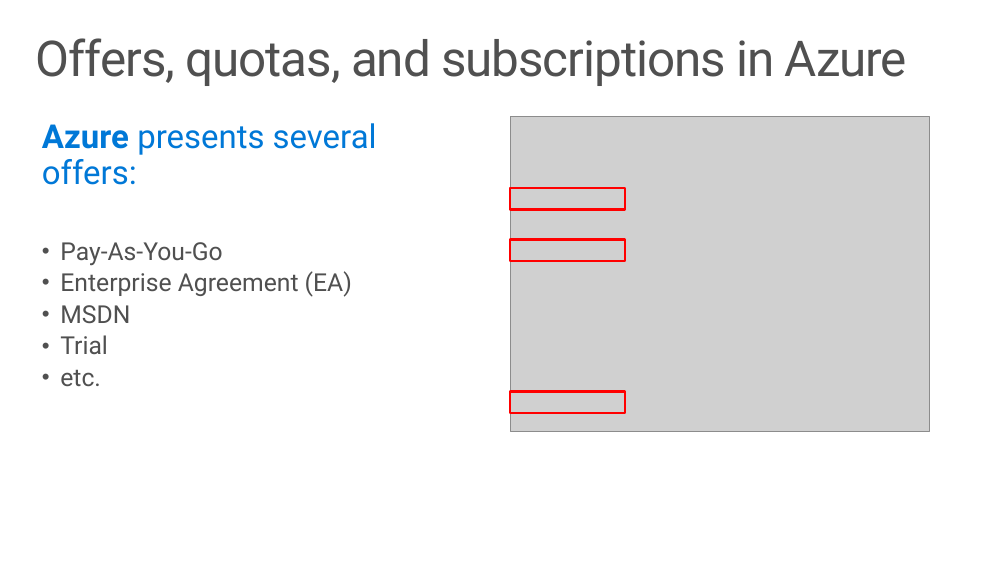
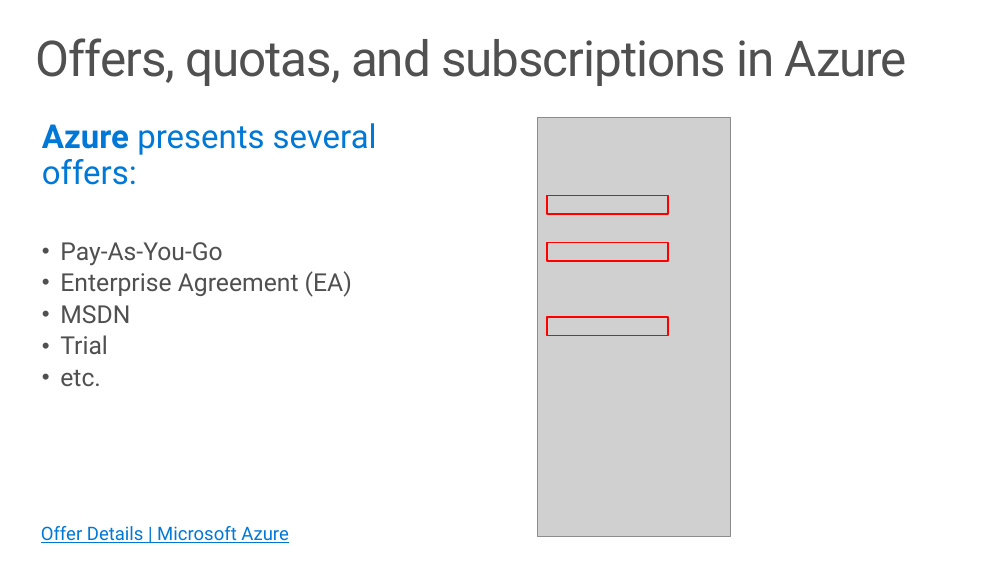
Before and after one commit to Azure-Samples/Azure-Stack-Hub-Foundation-Core, a slide deck: slide 4 of ASF-Training/ASF-slides/M05a Azure Stack Hub Offers and Plans.pptx. Drawn at 1008x567 pixels with LibreOffice and Linux fonts; fonts in the diff are those of the drawing; grey boxes stand for pictures. Boxes give left, top, right and bottom in pixels: in the first picture for what was removed or moved away, otherwise in the second. Text is boxed around its words. In the diff, an @@ line names an element or a change of style, - is before the commit and + after.

```diff
--- a/ASF-Training/ASF-slides/M05a Azure Stack Hub Offers and Plans.pptx
+++ b/ASF-Training/ASF-slides/M05a Azure Stack Hub Offers and Plans.pptx
@@ picture removed at (510, 116, 929, 431) @@
@@ picture added at (537, 117, 730, 537) @@
@@ rectangle at (547, 196, 668, 214): outline #FF0000 2.25 pt to #FF0000 1.5 pt @@
@@ rectangle: place and size @@
-rectangle at (510, 188, 625, 210)
+rectangle at (547, 196, 668, 214)
@@ rectangle: place and size @@
-rectangle at (510, 239, 625, 261)
+rectangle at (547, 242, 668, 261)
@@ rectangle at (547, 242, 668, 261): outline #FF0000 2.25 pt to #FF0000 1.5 pt @@
@@ rectangle added at (547, 317, 668, 336), outline #FF0000 1.5 pt @@
@@ rectangle removed at (510, 391, 625, 413) @@
@@ text added at (41, 526, 289, 543), 18 pt, text #0078D7, underline @@
+Offer Details | Microsoft Azure
```
Also in this commit, not shown: 8 other slides changed, 1 slide added, 43 other files.
